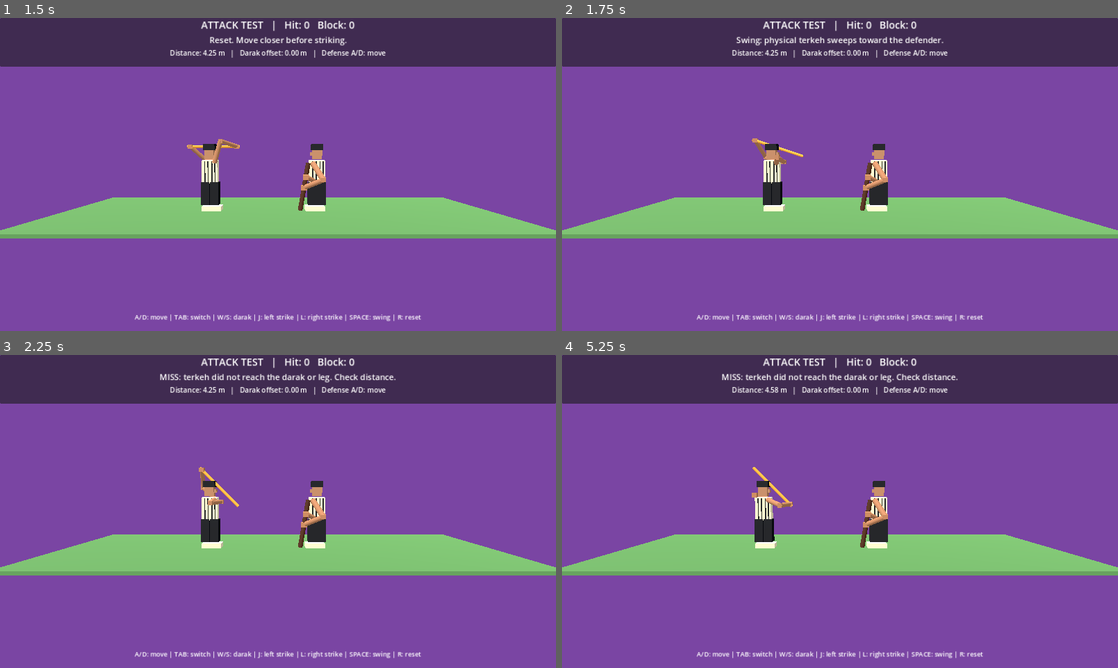
Above: before the commit, frames 1-4 (two rows, left to right).
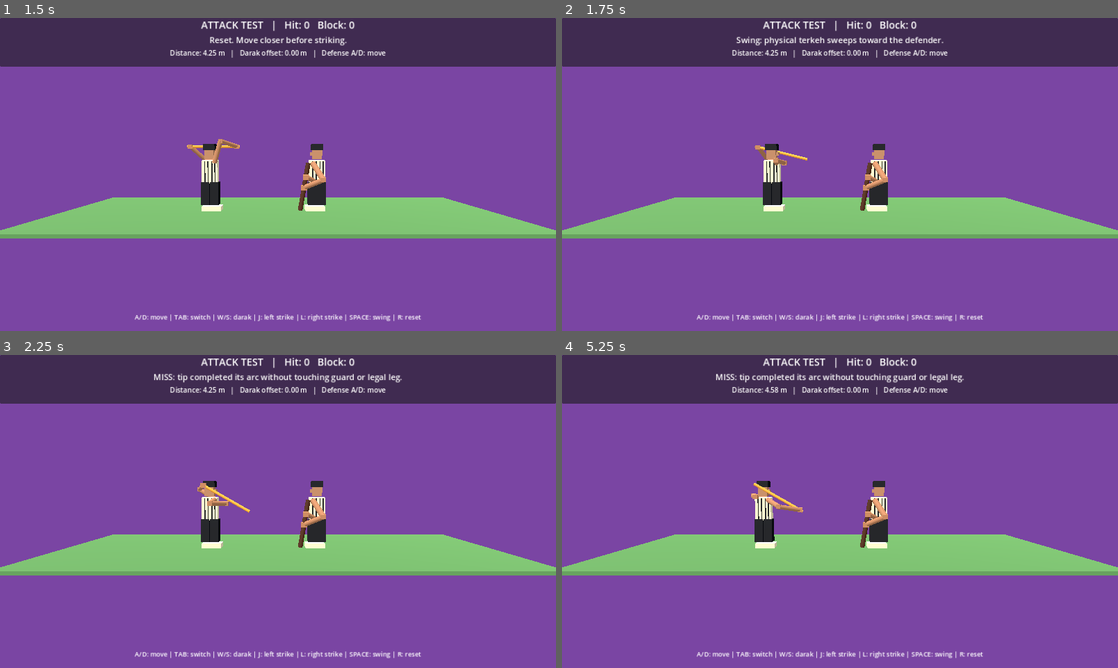
Above: after the commit, the same moments.

Repository: vahidainima-prog/tarke-darak-game
Game: Godot game, scene res://main.tscn
Two runs of this game, one before a commit and one after it. Both use one fixed random seed, a clock stepped at 60 frames per second and the inputs below.
Inputs:
- Up to frame 1 (1.5 s): tap Enter at 0.5 s; hold D 0.53-1.28 s; tap Tab at 0.6 s; tap Space at 0.77 s; hold S from 1.28 s (still down); tap R at 1.35 s
- Up to frame 2 (1.75 s): keep holding S; tap Space at 1.52 s
- Up to frame 3 (2.25 s): release S at 2.03 s; hold D from 2.03 s (still down); tap J at 2.1 s
- Up to frame 4 (5.25 s): release D at 2.78 s; hold W 2.78-3.53 s; tap L at 2.85 s; tap Space at 3.02, 3.77, 4.52 s; hold A 3.53-5.03 s; tap Tab at 3.6 s; tap R at 4.35 s; hold S from 5.03 s (still down); tap J at 5.1 s

Frame 1 is identical in both runs. In frame 2, 0.2% of the frame differs, in the area x 34-45%, y 38-48%; in frame 3, 0.9%, in the area x 27-73%, y 5-51%; in frame 4, 0.9%.

Commit message:
Fix strike follow-through so visible tip reaches lower-leg and guard collision zones

Diff:
--- a/tarke_darak_godot_v2/main.gd
+++ b/tarke_darak_godot_v2/main.gd
@@ -281,12 +281,14 @@
  # Acceleration and deceleration make the swing read as a weighted wooden rod.
  var t := clampf(p, 0.0, 1.0)
  # Phase is integrated with angular acceleration and braking, not eased by time.
- var angle := lerpf(0.0, -1.27, t)
- # Raised ready position is behind the head; the rod travels forward on strike.
- var z := lerpf(-0.46 + feint_depth * 0.25, 0.19, t)
+ # A full follow-through: the tip travels forward and down toward the shins.
+ # Lateral depth passes through the guard plane before the leg plane.
+ var angle := lerpf(0.0, -0.95, t)
+ var z := lerpf(-0.46 + feint_depth * 0.25, 0.48, smoothstep(0.0, 0.72, t))
+ z = lerpf(z, 0.08, smoothstep(0.72, 1.0, t))
  # The rod extends on BOTH sides of the two-handed grip, rather than
  # pointing out from a single hand. This keeps the ready pose horizontal.
- var grip_center := Vector3(attack_x + 0.05 + 0.48 * t, 2.57 - 0.24 * t, z)
+ var grip_center := Vector3(attack_x + 0.05 + 1.10 * t, 2.57 - 1.02 * t, z)
  var direction := Vector3(cos(angle), sin(angle), 0.0)
  var butt := grip_center - direction * (STICK_LENGTH * 0.5)
  var tip := grip_center + direction * (STICK_LENGTH * 0.5)
@@ -418,7 +420,8 @@
   var stopping_distance := swing_speed * swing_speed / (2.0 * SWING_BRAKE)
   var acceleration := -SWING_BRAKE if stopping_distance >= (1.0 - swing) else SWING_ACCEL
   swing_speed = clampf(swing_speed + acceleration * delta, 0.0, SWING_MAX_SPEED)
-  swing = minf(1.0, swing + swing_speed * delta)
+  # Avoid a zero-speed deadlock at the end of a braked swing.
+  swing = minf(1.0, swing + maxf(swing_speed, 0.30) * delta)
   var result := check_sweep(old, swing, previous_guard, guard_ends())
   if result == "block":
    score_block += 100
@@ -439,7 +442,7 @@
    active_attack = false
    swing = -1.0
   elif swing >= 1.0:
-   say("MISS: terkeh did not reach the darak or leg. Check distance.")
+   say("MISS: tip completed its arc without touching guard or legal leg.")
    swing_speed = 0.0
    recovery_from = 1.0
    recovery = 0.0
